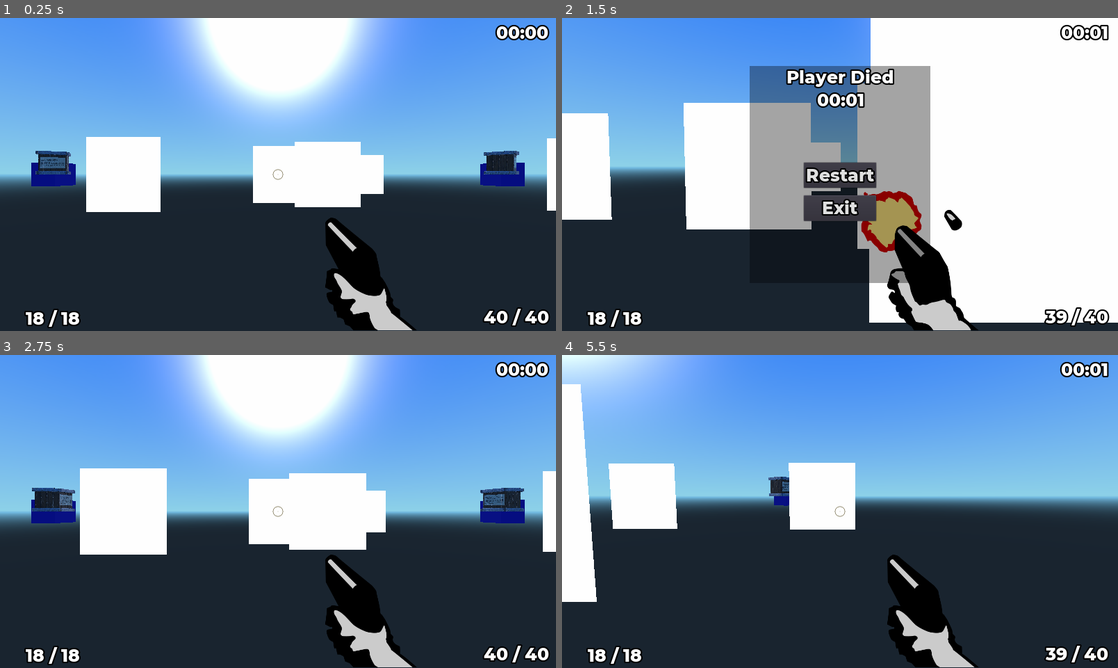
Above: before the commit, frames 1-4 (two rows, left to right).
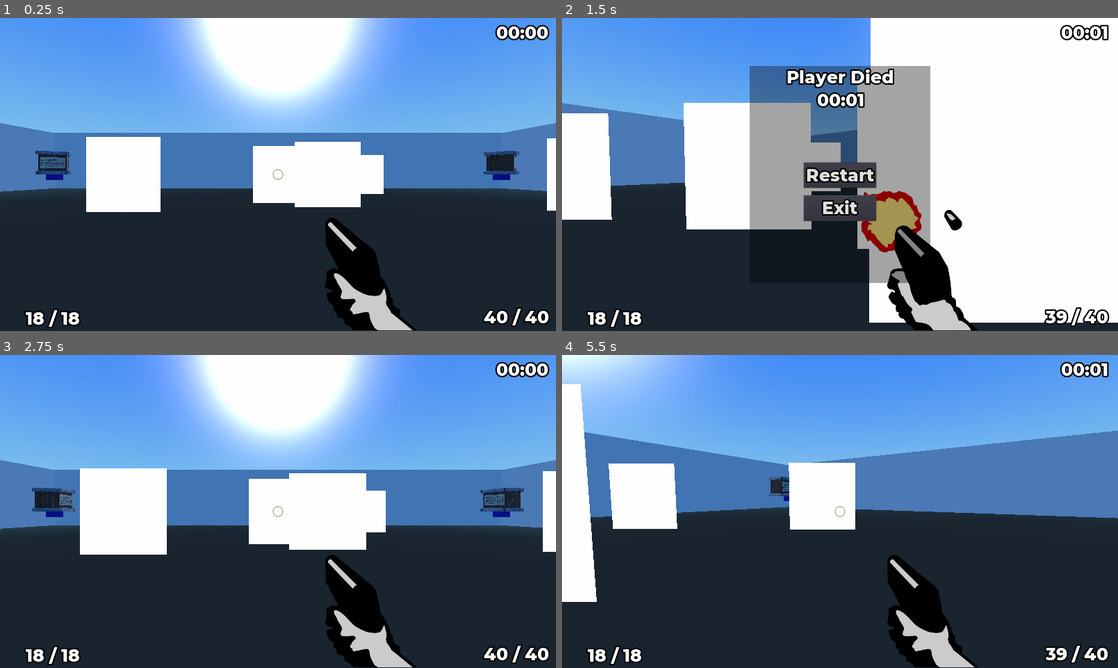
Above: after the commit, the same moments.

Repository: namanjainv/game-design
Game: Godot game, scene res://World/World.tscn
Two runs of this game, one before a commit and one after it. Both use one fixed random seed, a clock stepped at 60 frames per second and the inputs below.
Inputs (mouse positions are in pixels of both pictures, inside the frame that each line leads up to):
- Up to frame 1 (0.25 s): no input
- Up to frame 2 (1.5 s): move the mouse to (867, 174) at 0.52 s; hold W (move_forwards) from 0.53 s (still down); tap M (maximize) at 0.6 s; move the mouse to (812, 174) at 1.27 s; click (812, 174) at 1.35 s
- Up to frame 3 (2.75 s): release W (move_forwards) at 2 s; click "Restart" at 2 s
- Up to frame 4 (5.5 s): move the mouse to (851, 505) at 2.77 s; hold W (move_forwards) 2.78-4.25 s; tap Z (zoom) at 2.85 s; tap Enter at 3.5 s; move the mouse to (834, 517) at 3.52 s; tap M (maximize) at 3.6 s; click "Restart" at 4.25 s; move the mouse to (878, 514) at 5.02 s; hold W (move_forwards) from 5.03 s (still down); click (878, 514) at 5.1 s

The runs differ from the first frame. In frame 1, 11% of the frame differs, in the area x 0-100%, y 33-56%; in frame 2, 3.6%; in frame 3, 9.9%; in frame 4, 15%, in the area x 4-100%, y 24-53%.

Commit message:
Blue walls added

Diff:
--- /dev/null
+++ b/Assignment 2/Doom Clone/Components/Wall/Wall.tscn
@@ -0,0 +1,20 @@
+[gd_scene load_steps=4 format=2]
+
+[sub_resource type="SpatialMaterial" id=1]
+
+[sub_resource type="CubeMesh" id=2]
+material = SubResource( 1 )
+
+[sub_resource type="BoxShape" id=3]
+
+[node name="Wall" type="RigidBody"]
+transform = Transform( 1, 0, 0, 0, 5, 0, 0, 0, 40, 40, 0, 0 )
+mode = 1
+gravity_scale = 0.0
+
+[node name="MeshInstance" type="MeshInstance" parent="."]
+mesh = SubResource( 2 )
+material/0 = null
+
+[node name="CollisionShape" type="CollisionShape" parent="."]
+shape = SubResource( 3 )
--- a/Assignment 2/Doom Clone/Levels/Level-01.json
+++ b/Assignment 2/Doom Clone/Levels/Level-01.json
@@ -45,10 +45,21 @@
     "tscn" : "res://Components/Obstacle/Obstacle.tscn",
 
     "instances" : [
-      [ [ -20.0, 0, -20.0 ], "19+1d11" ],
-      [ [  20.0, 0,  20.0 ], "19+1d11" ],
-      [ [ -20.0, 0,  20.0 ], "19+1d11" ],
-      [ [  20.0, 0, -20.0 ], "19+1d11" ]
+      [ [ -40.0, 0, -40.0 ], "19+1d11" ],
+      [ [  40.0, 0,  40.0 ], "19+1d11" ],
+      [ [ -40.0, 0,  40.0 ], "19+1d11" ],
+      [ [  40.0, 0, -40.0 ], "19+1d11" ]
     ]
+  },
+
+  "WALLS": {
+    "tscn" : "res://Components/Wall/Wall.tscn",
+
+    "parameters": {
+      "height": 5,
+      "width": 0.5,
+      "x": 41,
+      "z": 41
+    }
   }
 }
--- a/Assignment 2/Doom Clone/World/World.gd
+++ b/Assignment 2/Doom Clone/World/World.gd
@@ -20,6 +20,9 @@
   if obstacles != null :
     _addObstacles( obstacles.get( 'tscn', null ), obstacles.get( 'instances', [] ) )
 
+  var walls = levelData.get( 'WALLS', null )
+  if walls != null :
+    _addWall( walls.get( 'tscn', null ), walls.get( 'parameters', null ) )
   get_node( 'HUD Layer' )._resetAmmo( levelData.get( 'maxAmmo', DEFAULT_MAX_AMMO ) )
 
 #-----------------------------------------------------------
@@ -52,6 +55,29 @@
 
     get_node( '.' ).add_child( inst )
 
+func _addWall( model, parameters ):
+  if model == null:
+    print( 'There is no model for Walls defined' )
+    return
+  var wallScene = load( model )
+  var inst
+  inst = wallScene.instance()
+  inst.translation = Vector3( parameters.get( 'x', null ), parameters.get( 'height', null )*0.5, 0 )
+  inst.scale = Vector3( 0.5, parameters.get( 'height', null ), parameters.get( 'z', null ))
+  get_node( '.' ).add_child( inst )
+  inst = wallScene.instance()
+  inst.translation = Vector3( -parameters.get( 'x', null ), parameters.get( 'height', null )*0.5, 0 )
+  inst.scale = Vector3( 0.5, parameters.get( 'height', null ), parameters.get( 'z', null ))
+  get_node( '.' ).add_child( inst )
+  inst = wallScene.instance()
+  inst.translation = Vector3( 0, parameters.get( 'height', null )*0.5, parameters.get( 'z', null ) )
+  inst.scale = Vector3( parameters.get( 'x', null ), parameters.get( 'height', null ), 0.5 )
+  get_node( '.' ).add_child( inst )
+  inst = wallScene.instance()
+  inst.translation = Vector3( 0, parameters.get( 'height', null )*0.5, -parameters.get( 'z', null ) )
+  inst.scale = Vector3( parameters.get( 'x', null ), parameters.get( 'height', null ), 0.5 )
+  get_node( '.' ).add_child( inst )
+
 #-----------------------------------------------------------
 func _addObstacles( model, instances ) :
   var inst
@@ -67,7 +93,6 @@
     index += 1
 
     var pos = instInfo[ 0 ]
-    var amount  = Utils.dieRoll( instInfo[ 1 ] )
 
     inst = obstacleScene.instance()
     inst.name = 'Obstacle-%02d' % index
